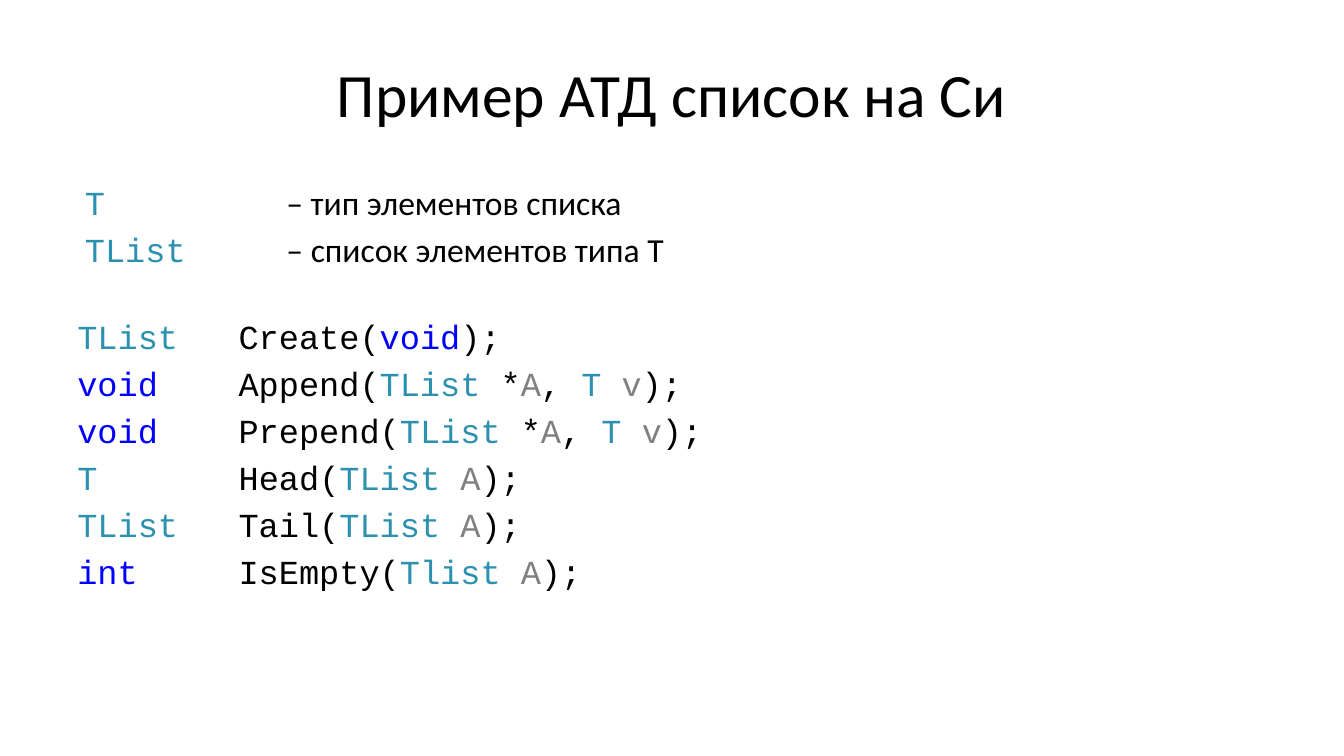
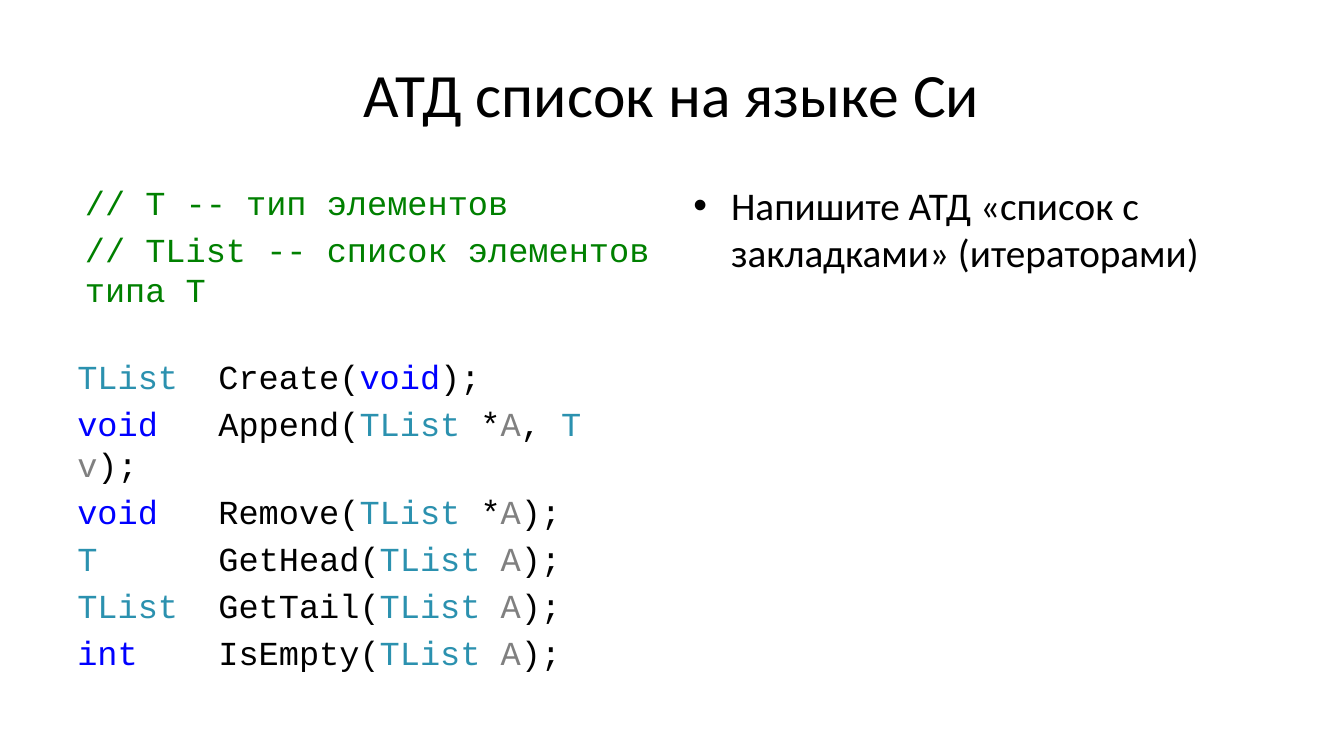
Before and after one commit to Evgueni-Petrov-aka-espetrov/Algorithms-and-Programming-in-C-pptx, a slide deck: slide 15 of 08 Списки.pptx. Drawn at 1344x756 pixels with LibreOffice and Linux fonts; fonts in the diff are those of the drawing. Boxes give left, top, right and bottom in pixels: in the first picture for what was removed or moved away, otherwise in the second. Text is boxed around its words. In the diff, an @@ line names an element or a change of style, - is before the commit and + after.

```diff
--- a/08 Списки.pptx
+++ b/08 Списки.pptx
@@ title at (364, 77, 979, 127): text changed @@
-Пример АТД список на Си
+АТД список на языке Си
@@ text at (85, 193, 650, 303): text changed; font Calibri to Courier New; text colour #000000 to #008000 @@
-T – тип элементов списка
-TList – список элементов типа T
+// T -- тип элементов
+// TList -- список элементов типа T
@@ text added at (731, 195, 1199, 274), 28 pt, text #000000 @@
+• Напишите АТД «список с закладками» (итераторами)
@@ text at (218, 499, 562, 672): text changed @@
-void Prepend(TList *A, T v);
-T Head(TList A);
-TList Tail(TList A);
-int IsEmpty(Tlist A);
+void Remove(TList *A);
+T GetHead(TList A);
+TList GetTail(TList A);
+int IsEmpty(TList A);
```
Also in this commit, not shown: 20 other slides changed, 3 slides added, 3 slides removed.
